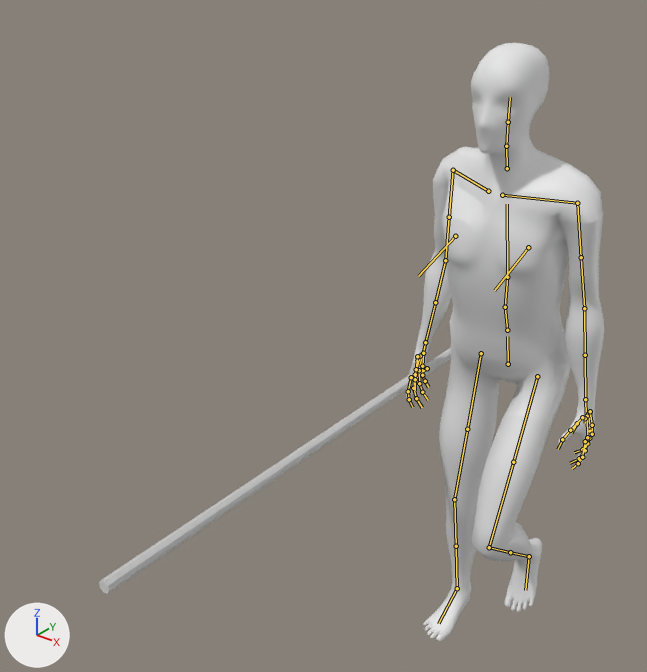
The glTF model assets/animations/biped/unarmed/walk.glb as it was, and as the next commit left it.
Before and after are seen from a 50 mm camera at (1.06, -2.23, 2.28) aimed at (-0.37, -0.44, 1.17). Arrows for +X, +Y and +Z are at lower left; the lights stay in place. The first picture is the older version. Both versions are drawn at frame 38 of the action 'Anim_0'; the numbers are the values there. The bones that change, and the others that lie on the model, are drawn over the model as lines.

In view in the first picture: 'mesh_node', 'weapon'.
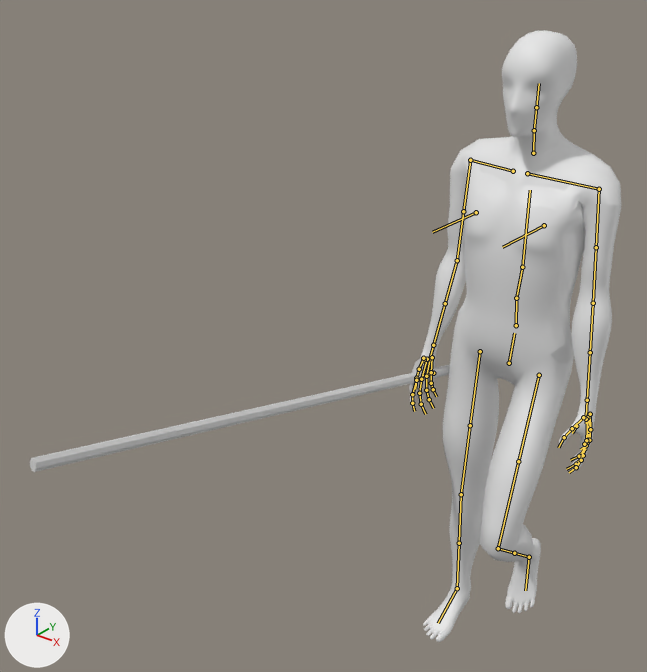
Location of each change, [x1, y1, x2, y2] in pixels of the pictures (647 x 672 px):
'mesh_node', posed (7% wider)
    before: [406, 43, 604, 641]
    after: [410, 30, 621, 642]
'weapon', posed (19% wider, 53% shorter)
    before: [99, 348, 451, 594]
    after: [30, 357, 450, 472]
bone 'pelvis', root to tip
    before: (508, 364) to (507, 336)
    after: (509, 363) to (514, 333)
bone 'thigh.R', root to tip
    before: (481, 353) to (467, 429)
    after: (480, 351) to (470, 425)
bone 'shin.R', root to tip
    before: (454, 499) to (456, 546)
    after: (461, 494) to (459, 543)
bone 'shin_twist.R', root to tip
    before: (456, 546) to (457, 588)
    after: (459, 543) to (457, 588)
bone 'thigh.L', root to tip
    before: (537, 376) to (513, 462)
    after: (539, 375) to (518, 461)
bone 'stomach_01', root to tip
    before: (507, 330) to (505, 307)
    after: (516, 325) to (516, 298)
bone 'stomach_02', root to tip
    before: (505, 307) to (507, 277)
    after: (516, 298) to (522, 267)
bone 'chest', root to tip
    before: (507, 277) to (507, 204)
    after: (522, 267) to (530, 190)
bone 'neck_01', root to tip
    before: (507, 168) to (506, 146)
    after: (533, 153) to (534, 130)
bone 'head', root to tip
    before: (508, 122) to (510, 97)
    after: (536, 107) to (539, 83)
bone 'clavicle.R', root to tip
    before: (488, 191) to (453, 170)
    after: (513, 171) to (470, 160)
bone 'upper_arm.R', root to tip
    before: (453, 170) to (449, 217)
    after: (470, 160) to (463, 211)
bone 'forearm.R', root to tip
    before: (445, 260) to (435, 302)
    after: (457, 260) to (445, 303)
bone 'clavicle.L', root to tip
    before: (502, 195) to (577, 203)
    after: (527, 173) to (599, 189)
bone 'upper_arm.L', root to tip
    before: (577, 203) to (581, 257)
    after: (599, 189) to (596, 247)
bone 'forearm.L', root to tip
    before: (584, 308) to (585, 355)
    after: (593, 303) to (590, 352)

The edits, one by one:
Bone 'pelvis' (bone_pelvis) moves from (-0.001, -0.007, 0.007) to (0.002, -0.001, 0.007).
Bone 'pelvis' (bone_pelvis) turns from (11, 6, 1) to (-2, -1, -4) degrees about its own x, y and z.
Bone 'thigh.R' (bone_thigh_r) moves from (0.005, -0.001, 0.021) to (0.0, 0.0, 0.0).
Bone 'thigh.R' (bone_thigh_r) turns from (-17, 12, 0) to (1, 0, -3) degrees about its own x, y and z.
Bone 'shin.R' (bone_shin_r) turns from (13, 0, 0) to (4, 0, 0) degrees about its own x, y and z.
Bone 'shin_twist.R' (bone_shin_twist_r) turns from (0, -3, 0) to (0, 0, 0) degrees about its own x, y and z.
Bone 'foot.R' (bone_foot_r) turns from (-3, -4, -1) to (1, -2, 1) degrees about its own x, y and z.
Bone 'thigh.L' (bone_thigh_l) moves from (0.0, 0.001, -0.021) to (0.0, 0.0, 0.0).
Bone 'thigh.L' (bone_thigh_l) turns from (-39, 2, 0) to (-27, -8, -6) degrees about its own x, y and z.
Bone 'stomach_01' (bone_stomach_01) turns from (-2, 0, 0) to (-2, 0, 3) degrees about its own x, y and z.
Bone 'stomach_02' (bone_stomach_02) turns from (0, 0, 0) to (0, 0, 2) degrees about its own x, y and z.
Bone 'chest' (bone_chest) turns from (2, 0, 1) to (4, 0, 0) degrees about its own x, y and z.
Bone 'neck_01' (bone_neck_01) turns from (-3, -3, 0) to (6, 0, -2) degrees about its own x, y and z.
Bone 'head' (bone_head) turns from (-6, -4, 0) to (-4, 0, 0) degrees about its own x, y and z.
Bone 'clavicle.R' (bone_clavicle_r) moves from (0.001, 0.006, -0.004) to (0.0, 0.0, 0.0).
Bone 'clavicle.R' (bone_clavicle_r) turns from (-15, -9, 5) to (-1, -9, 2) degrees about its own x, y and z.
Bone 'upper_arm.R' (bone_upper_arm_r) turns from (8, -8, 74) to (7, 7, 81) degrees about its own x, y and z.
Bone 'forearm.R' (bone_forearm_r) turns from (13, 0, 0) to (7, 0, 0) degrees about its own x, y and z.
Bone 'clavicle.L' (bone_clavicle_l) moves from (0.0, -0.006, 0.002) to (0.0, 0.0, 0.0).
Bone 'clavicle.L' (bone_clavicle_l) turns from (12, 11, -2) to (-1, 10, -10) degrees about its own x, y and z.
Bone 'upper_arm.L' (bone_upper_arm_l) turns from (7, -11, -79) to (10, -9, -74) degrees about its own x, y and z.
Bone 'forearm.L' (bone_forearm_l) turns from (4, 0, 0) to (-3, 0, 0) degrees about its own x, y and z.
